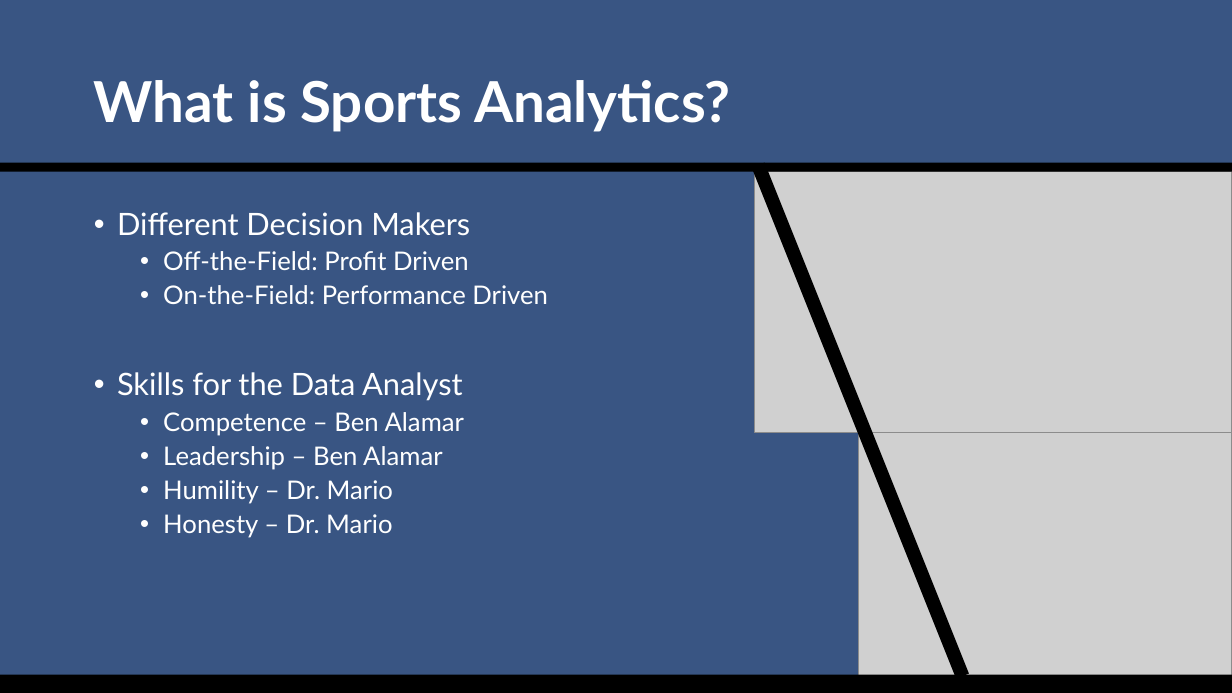
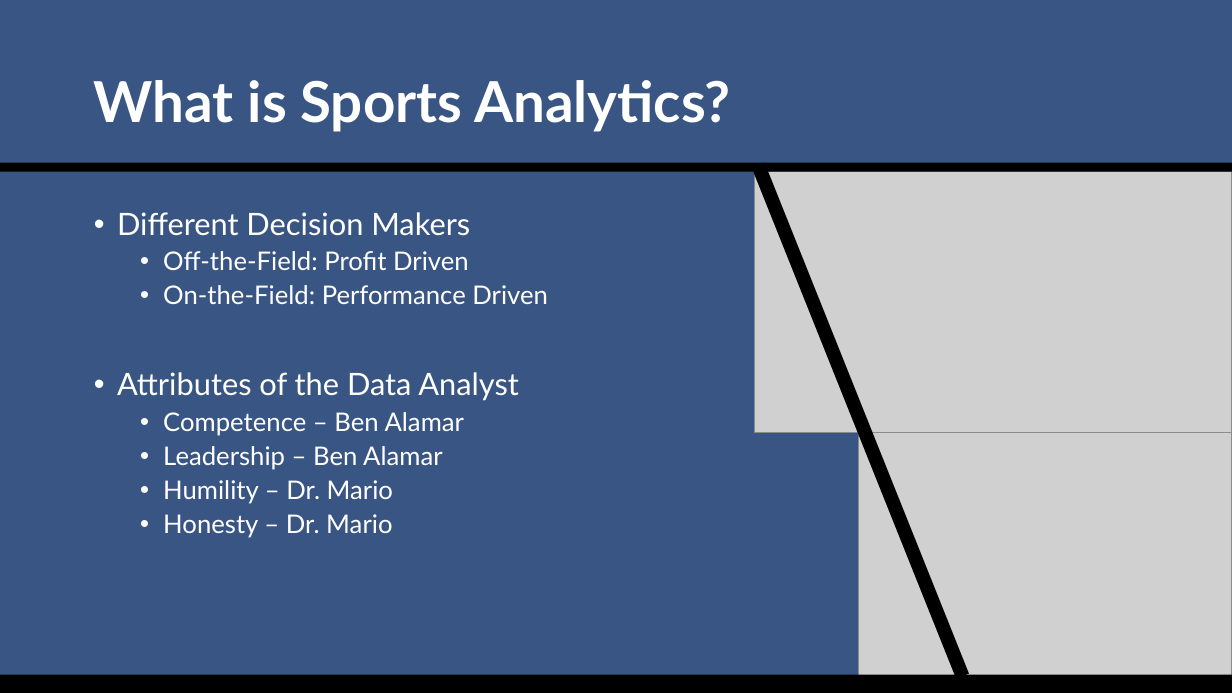
Before and after one commit to SuperMarioGiacomazzo/STOR538_WEBSITE, a slide deck: slide 25 of Slides/Sports Analytics 1/Sports_Analytics_1_Lecture.pptx. Drawn at 1232x693 pixels with LibreOffice and Linux fonts; fonts in the diff are those of the drawing; grey boxes stand for pictures. Boxes give left, top, right and bottom in pixels: in the first picture for what was removed or moved away, otherwise in the second. Text is boxed around its words. In the diff, an @@ line names an element or a change of style, - is before the commit and + after.

```diff
--- a/Slides/Sports Analytics 1/Sports_Analytics_1_Lecture.pptx
+++ b/Slides/Sports Analytics 1/Sports_Analytics_1_Lecture.pptx
@@ text at bbox=[117, 372, 519, 401]: text changed @@
-• Skills for the Data Analyst
+• Attributes of the Data Analyst
```
Also in this commit, not shown: 2 other files.
